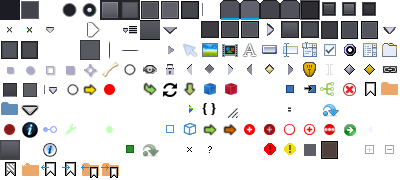
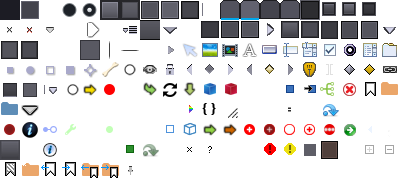
Revision of a layered 400 × 180 image; what changed, layer by layer:
added layer "Layer 16" above "Layer 5" over [128,166,133,175]
